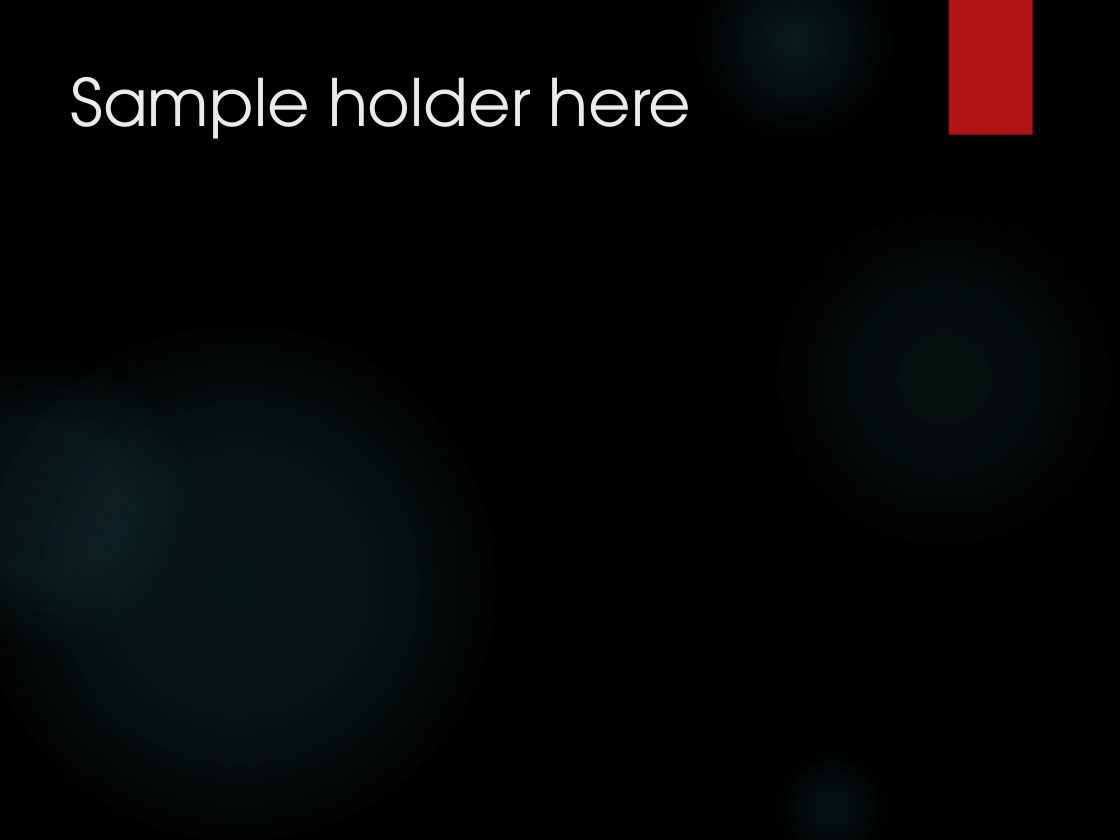
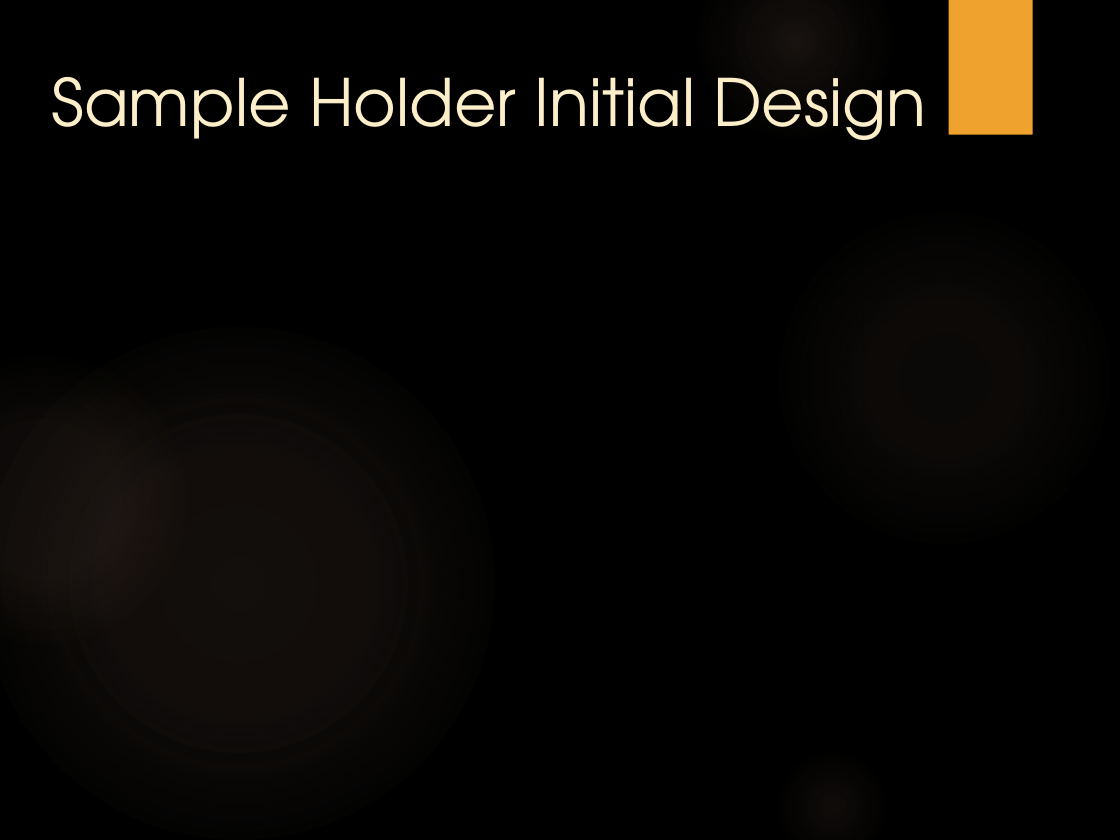
Before and after one commit to trankhiemha/ECE412-413-Capstone-Project-N3, a slide deck: slide 11 of Capstone project proposal presentation.pptx. Drawn at 1120x840 pixels with LibreOffice and Linux fonts; fonts in the diff are those of the drawing; background and template pictures are left out. Boxes give left, top, right and bottom in pixels: in the first picture for what was removed or moved away, otherwise in the second. Text is boxed around its words. In the diff, an @@ line names an element or a change of style, - is before the commit and + after.

Commit message:
Ver 1.1: missing NRL design and Sample holder design, more PSU antennas info

```diff
--- a/Capstone project proposal presentation.pptx
+++ b/Capstone project proposal presentation.pptx
@@ rectangle at [949,0,1033,134]: fill #B01513 to #F0A22E @@
@@ title at [52,77,926,140]: text changed; text colour #EBEBEB to #FBEEC9 @@
-Sample holder here
+Sample Holder Initial Design
@@ fill gradient #50B9C1 to gradient #A78470 in 3 elements at [697,0,893,140], [0,327,494,840], [0,355,186,644] @@
```
Also in this commit, not shown: 14 other slides changed, 1 slide added.
